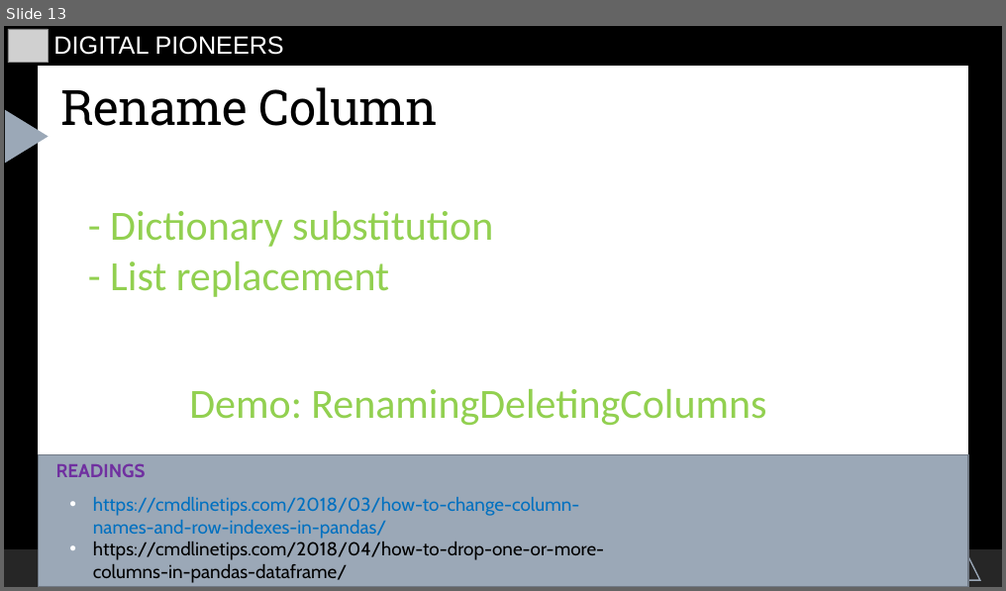
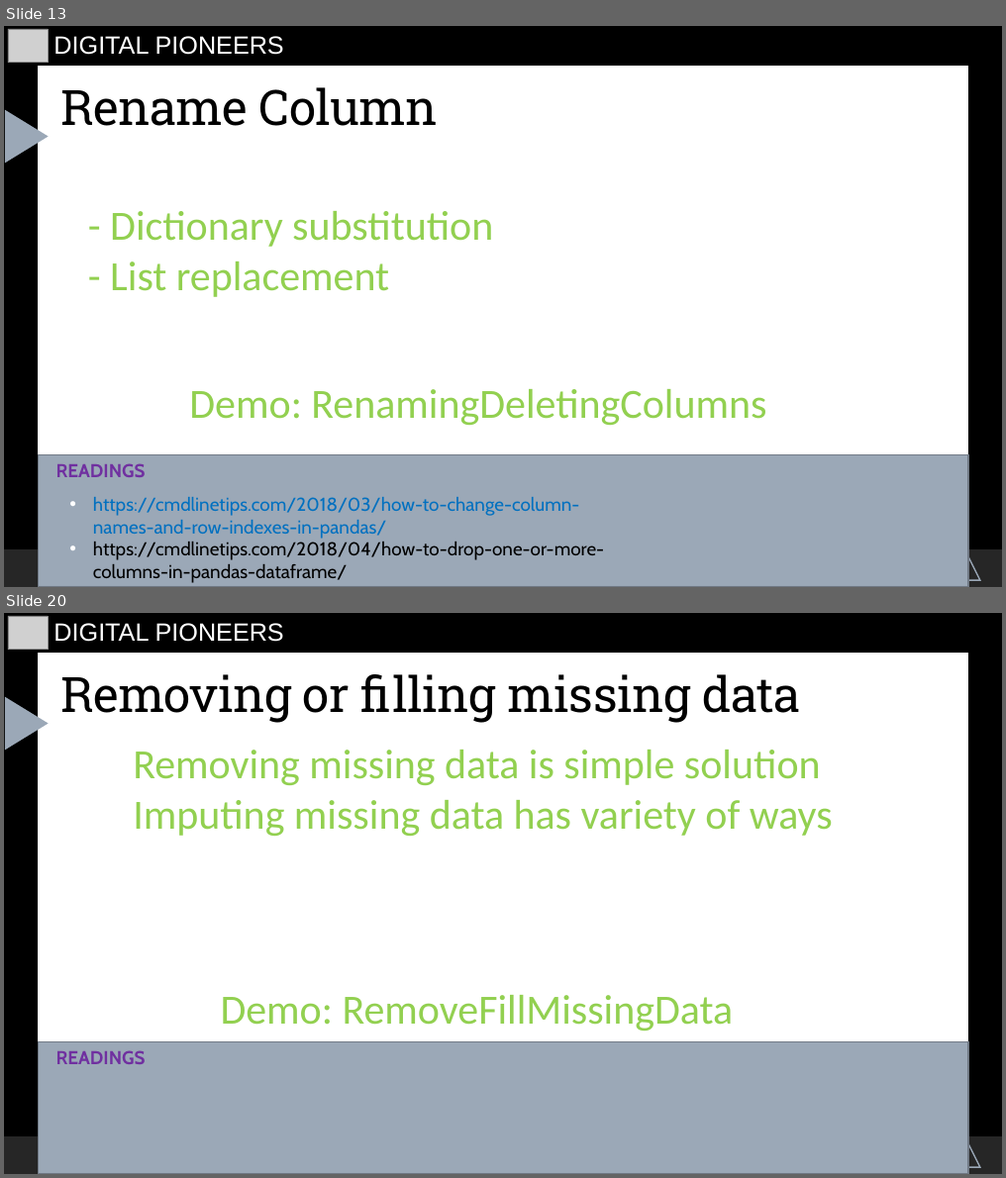
Before and after one commit to starswish2100/pythoninfinance, a slide deck: Introduction/hewei-material/5.Handling_Spreadsheets/HandlingSpreadsheets.odp. Shown one above the other, each under a label of ours: slide 13 before the commit, slides 13 and 20 after it; the slides between them are not shown. The pictures are 1006x591 and 1006x1178 pixels, drawn with LibreOffice and Linux fonts; fonts in the diff are those of the drawing; grey boxes stand for pictures. Boxes give left, top, right and bottom in pixels: in the first picture for what was removed or moved away, otherwise in the second. Text is boxed around its words. In the diff, an @@ line names an element or a change of style, - is before the commit and + after.

```diff
--- a/Introduction/hewei-material/5.Handling_Spreadsheets/HandlingSpreadsheets.odp
+++ b/Introduction/hewei-material/5.Handling_Spreadsheets/HandlingSpreadsheets.odp
@@ slide 20 added at <box>4,613,1002,1174</box>, background #000000; not listed: 5 template elements that a slide beside it also shows @@
@@ picture added at <box>8,616,49,650</box> @@
@@ text added at <box>54,623,284,642</box>, 24 pt, text #FFFFFF @@
+DIGITAL PIONEERS
@@ title added at <box>60,674,801,723</box>, 47 pt, text #000000 @@
+Removing or filling missing data
@@ text added at <box>133,750,833,836</box>, 40 pt, text #92D050 @@
+– Removing missing data is simple solution
+– Imputing missing data has variety of ways
@@ text added at <box>221,995,734,1031</box>, 40 pt, text #92D050 @@
+Demo: RemoveFillMissingData
@@ freeform shape added at <box>38,1042,968,1174</box>, fill #9BA8B7, outline #717A86 1.25 pt @@
@@ text added at <box>56,1051,146,1064</box>, 18 pt, text #7030A0, bold @@
+READINGS
```
Also in this commit, not shown: 7 other slides added, 4 other files.
